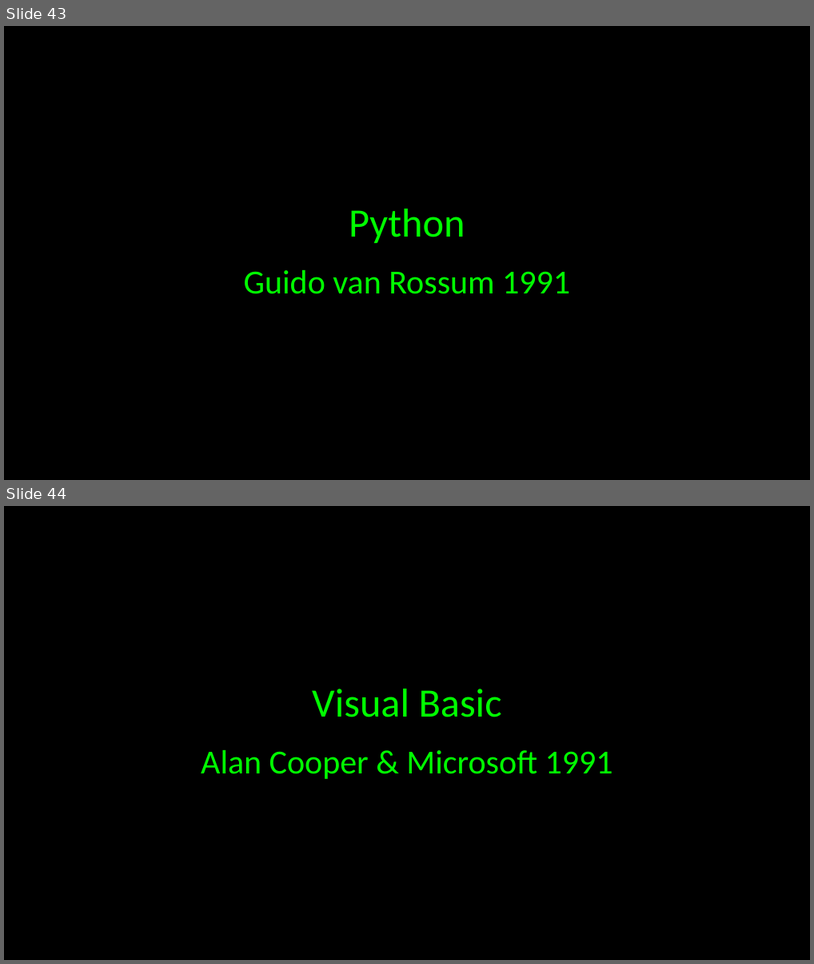
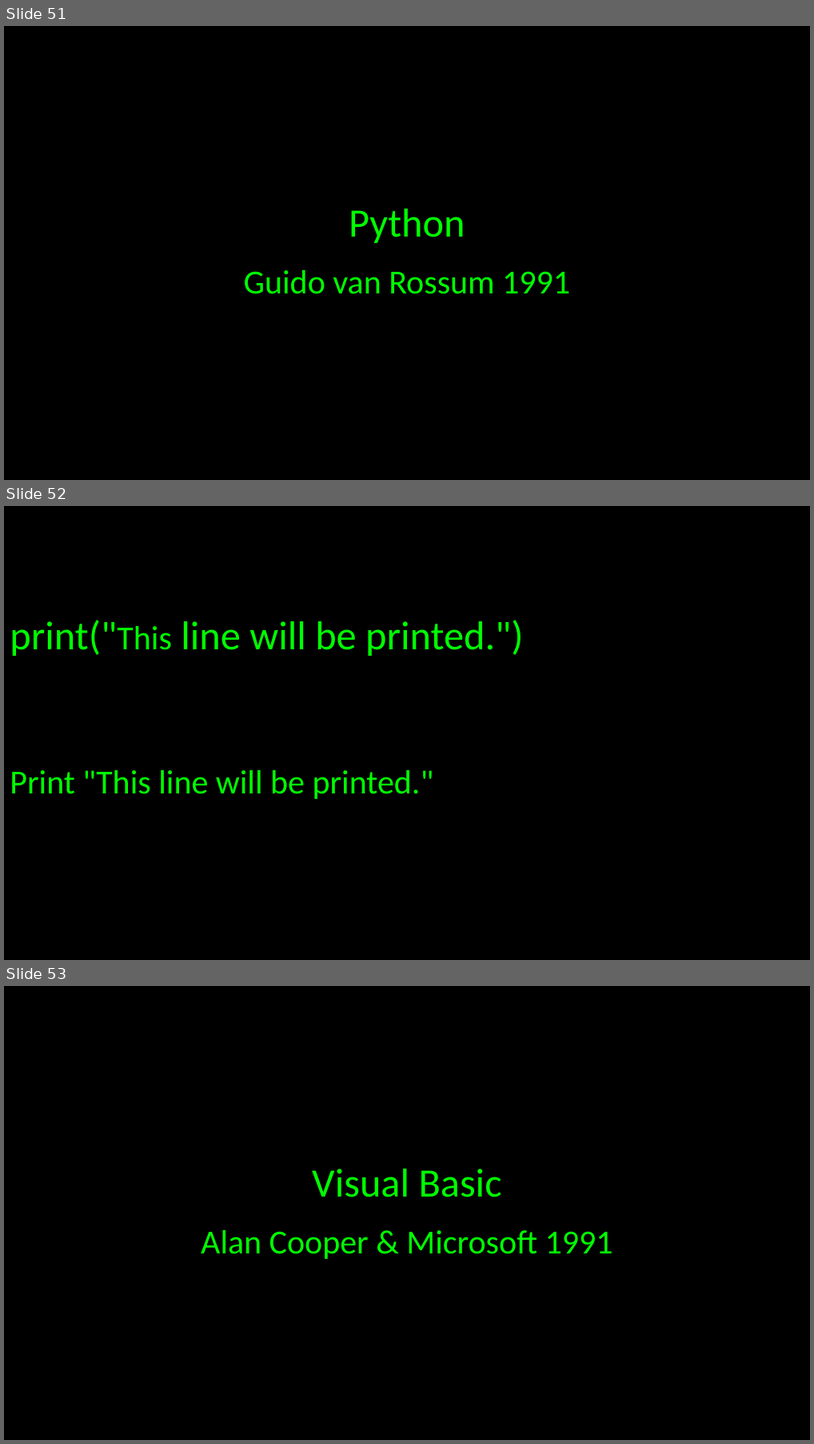
Before and after one commit to JustCodeandChill/Objective-C-presentation, a slide deck: OBJECTIVE-C.pptx. Shown one above the other, each under a label of ours: slides 43 and 44 before the commit, slides 51, 52 and 53 after it. The pictures are 814x964 and 814x1444 pixels, drawn with LibreOffice and Linux fonts; fonts in the diff are those of the drawing. Boxes give left, top, right and bottom in pixels: in the first picture for what was removed or moved away, otherwise in the second. Text is boxed around its words. In the diff, an @@ line names an element or a change of style, - is before the commit and + after.

```diff
--- a/OBJECTIVE-C.pptx
+++ b/OBJECTIVE-C.pptx
@@ slide 52 added at box(4, 506, 810, 960), background #000000 @@
@@ text added at box(10, 620, 523, 656), 48 pt, text #00FF00 @@
+print("This line will be printed.")
@@ text added at box(10, 770, 434, 799), 40 pt, text #00FF00 @@
+Print "This line will be printed."
@@ what was slide 43 is now slide 51 @@
@@ what was slide 44 is now slide 53 @@
```
Also in this commit, not shown: 4 slides changed, 15 other slides added.
